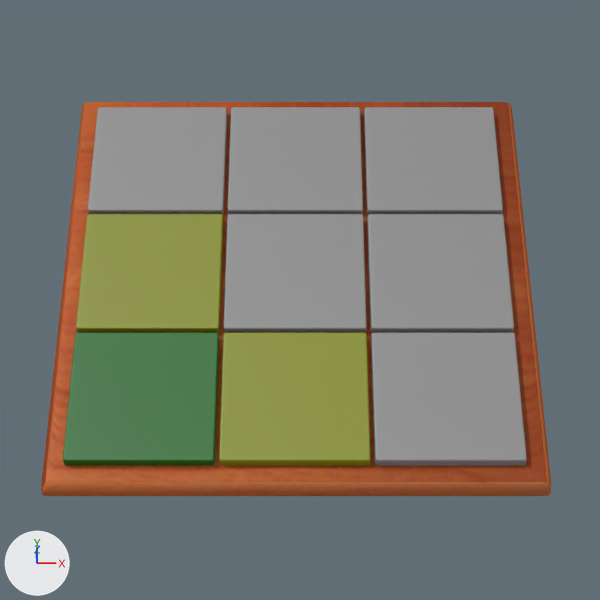
The Blender file apps/src/2048.blend, before and after one commit.
Both versions are drawn from the file's camera 'Camera'. The axes (+X, +Y, +Z) are drawn at lower left. The lights are the same throughout.
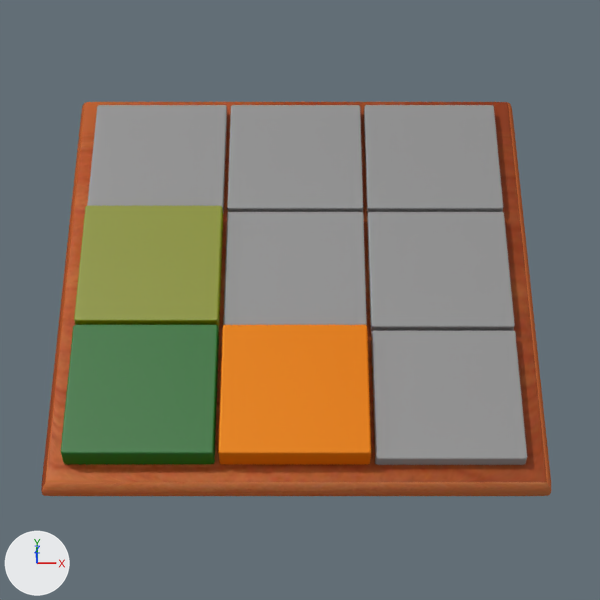
Where the change shows, as pixel boxes (x1, y1, x2, y2) in the pictures (600 x 600 px):
```json
{"object": "Cube.011", "change": "moved", "before": [63, 333, 219, 466], "after": [61, 325, 219, 464]}
{"object": "Cube.012", "change": "recoloured, moved", "before": [219, 333, 370, 466], "after": [218, 325, 371, 464]}
{"object": "Cube.003", "change": "moved, rescaled", "before": [371, 333, 527, 466], "after": [371, 331, 527, 465]}
{"object": "Cube.008", "change": "moved", "before": [76, 214, 223, 333], "after": [74, 206, 223, 332]}
{"object": "Cube.010", "change": "moved, rescaled", "before": [367, 214, 514, 333], "after": [367, 212, 515, 332]}
{"object": "Cube.009", "change": "moved, rescaled", "before": [224, 214, 367, 333], "after": [223, 212, 367, 325]}
{"object": "Cube.004", "change": "moved, rescaled", "before": [88, 107, 227, 215], "after": [87, 105, 227, 213]}
{"object": "Cube.007", "change": "moved, rescaled", "before": [364, 107, 503, 215], "after": [364, 105, 503, 214]}
{"object": "Cube.006", "change": "moved, rescaled", "before": [228, 107, 363, 215], "after": [227, 105, 363, 212]}
```

The change, as JSON lines over the scene's bpy script:
```json
{"block": "mat_orangetile", "where": "n0 = _N.new('ShaderNodeBsdfAnisotropic'); n0.name = 'Glossy BSDF'"}
{"op": "set", "path": "n0.inputs[0].default_value", "old": "(0.311, 0.32, 0.32, 1.0)", "new": "(0.711, 0.463, 0.086, 1.0)", "note": "'Color', grey #979999 -> 'Color', yellow #dbb553"}
{"block": "mat_orangetile", "where": "n3 = _N.new('ShaderNodeBsdfDiffuse'); n3.name = 'Diffuse BSDF'"}
{"op": "set", "path": "n3.inputs[0].default_value", "old": "(0.269, 0.303, 0.0, 1.0)", "new": "(0.787, 0.153, 0.0, 1.0)", "note": "'Color', yellow #8e9600 -> 'Color', orange #e56d00"}
{"op": "set", "path": "ob_cube_012.location", "old": "(-0.514, 0.775, 0.743)", "new": "(-0.514, 0.775, 0.822)"}
{"op": "set", "path": "ob_cube_011.location", "old": "(-0.514, 0.775, 0.743)", "new": "(-0.514, 0.775, 0.822)"}
{"op": "set", "path": "ob_cube_010.location", "old": "(-0.514, 0.775, 0.743)", "new": "(-0.514, 0.775, 0.791)"}
{"op": "set", "path": "ob_cube_010.scale", "old": "(0.38, 0.38, 0.0656)", "new": "(0.38, 0.38, 0.036)"}
{"op": "set", "path": "ob_cube_009.location", "old": "(-0.514, 0.775, 0.743)", "new": "(-0.514, 0.775, 0.791)"}
{"op": "set", "path": "ob_cube_009.scale", "old": "(0.38, 0.38, 0.0656)", "new": "(0.38, 0.38, 0.036)"}
{"op": "set", "path": "ob_cube_008.location", "old": "(-0.514, 0.775, 0.743)", "new": "(-0.514, 0.775, 0.822)"}
{"op": "set", "path": "ob_cube_007.location", "old": "(-0.514, 0.775, 0.743)", "new": "(-0.514, 0.775, 0.791)"}
{"op": "set", "path": "ob_cube_007.scale", "old": "(0.38, 0.38, 0.0656)", "new": "(0.38, 0.38, 0.036)"}
{"op": "set", "path": "ob_cube_006.location", "old": "(-0.514, 0.775, 0.743)", "new": "(-0.514, 0.775, 0.791)"}
{"op": "set", "path": "ob_cube_006.scale", "old": "(0.38, 0.38, 0.0656)", "new": "(0.38, 0.38, 0.036)"}
{"op": "set", "path": "ob_cube_004.location", "old": "(-0.514, 0.775, 0.743)", "new": "(-0.514, 0.775, 0.791)"}
{"op": "set", "path": "ob_cube_004.scale", "old": "(0.38, 0.38, 0.0656)", "new": "(0.38, 0.38, 0.036)"}
{"op": "set", "path": "ob_cube_003.location", "old": "(-0.514, 0.775, 0.743)", "new": "(-0.514, 0.775, 0.791)"}
{"op": "set", "path": "ob_cube_003.scale", "old": "(0.38, 0.38, 0.0656)", "new": "(0.38, 0.38, 0.036)"}
```
